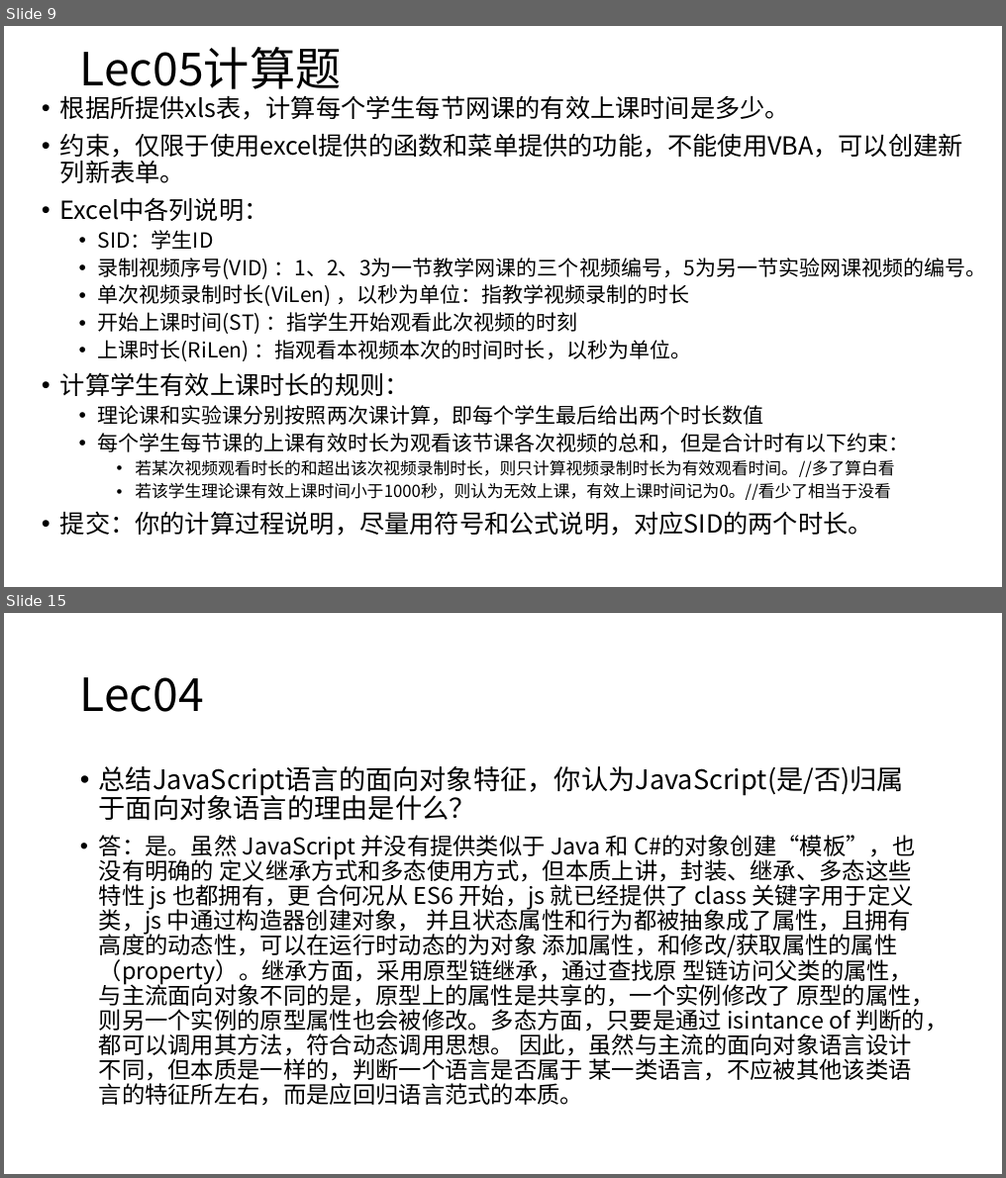
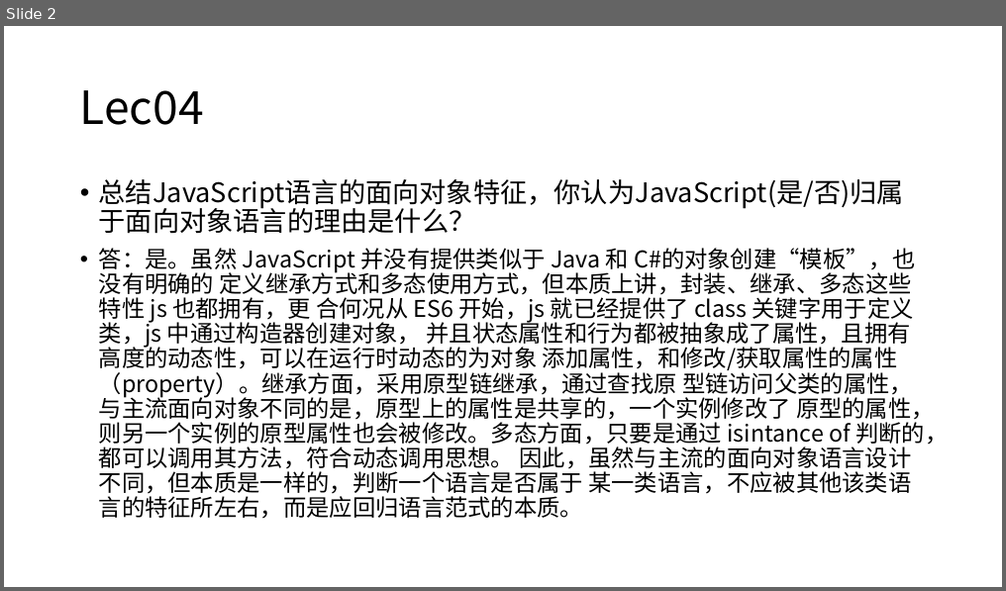
Before and after one commit to DO-MINATOR/buaa, a slide deck: 程序设计语言原理/考试/程序设计语言原理作业指导.pptx. Shown one above the other, each under a label of ours: slides 9 and 15 before the commit, slide 2 after it; the slides between them are not shown. The pictures are 1006x1178 and 1006x591 pixels, drawn with LibreOffice and Linux fonts; fonts in the diff are those of the drawing. Boxes give left, top, right and bottom in pixels: in the first picture for what was removed or moved away, otherwise in the second. Text is boxed around its words. In the diff, an @@ line names an element or a change of style, - is before the commit and + after.

```diff
--- a/程序设计语言原理/考试/程序设计语言原理作业指导.pptx
+++ b/程序设计语言原理/考试/程序设计语言原理作业指导.pptx
@@ slide 9 removed at (x1=4, y1=26, x2=1002, y2=587), background #FFFFFF @@
@@ title removed at (x1=80, y1=47, x2=342, y2=96) @@
-Lec05计算题
@@ text removed at (x1=60, y1=95, x2=987, y2=536) @@
-• 根据所提供xls表，计算每个学生每节网课的有效上课时间是多少。
-• 约束，仅限于使用excel提供的函数和菜单提供的功能，不能使用VBA，可以创建新列新表单。
-• Excel中各列说明：
-  • SID：学生ID
-  • 录制视频序号(VID) ：1、2、3为一节教学网课的三个视频编号，5为另一节实验网课视频的编号。
-  • 单次视频录制时长(ViLen) ，以秒为单位：指教学视频录制的时长
-  • 开始上课时间(ST) ：指学生开始观看此次视频的时刻
-  • 上课时长(RiLen) ：指观看本视频本次的时间时长，以秒为单位。
-• 计算学生有效上课时长的规则：
-  • 理论课和实验课分别按照两次课计算，即每个学生最后给出两个时长数值
-  • 每个学生每节课的上课有效时长为观看该节课各次视频的总和，但是合计时有以下约束：
-    • 若某次视频观看时长的和超出该次视频录制时长，则只计算视频录制时长为有效观看时间。//多了算白看
-    • 若该学生理论课有效上课时间小于1000秒，则认为无效上课，有效上课时间记为0。//看少了相当于没看
-• 提交：你的计算过程说明，尽量用符号和公式说明，对应SID的两个时长。
@@ what was slide 15 is now slide 2 @@
```
Also in this commit, not shown: 1 slide changed, 12 other slides removed, 1 other file.
